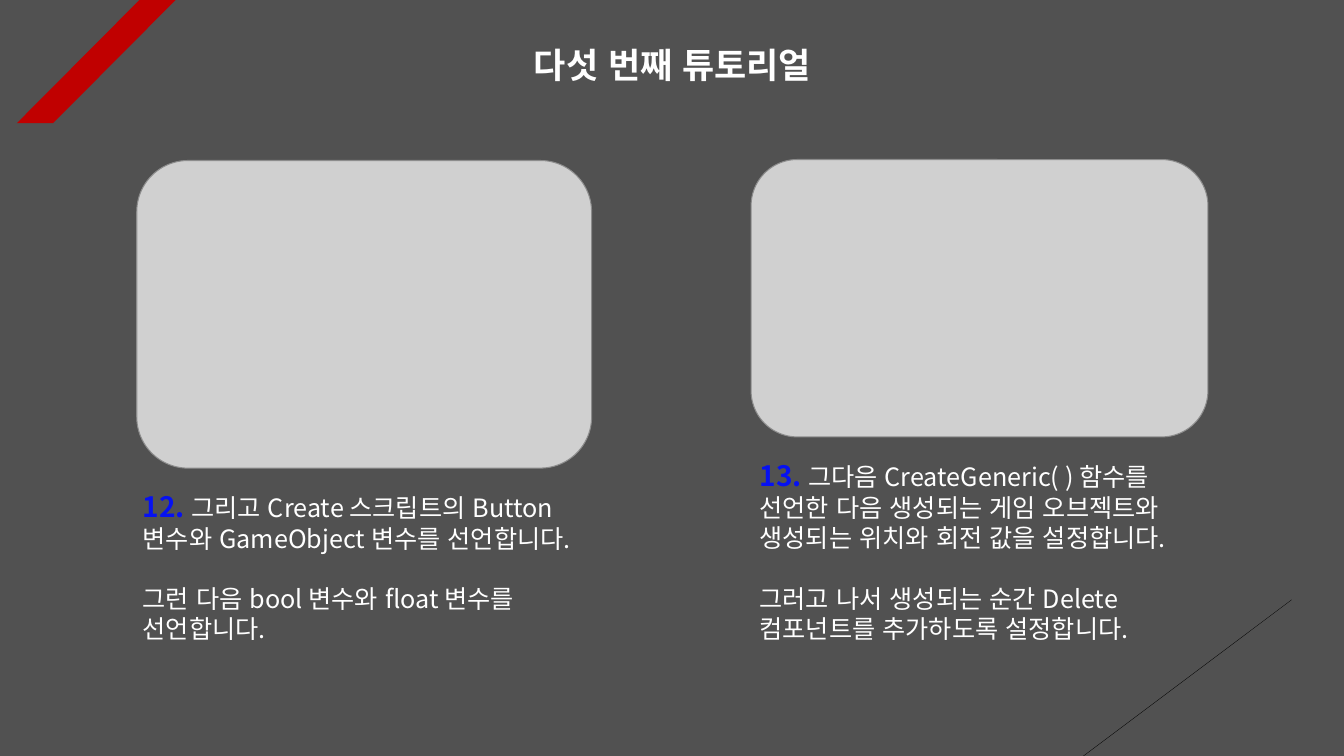
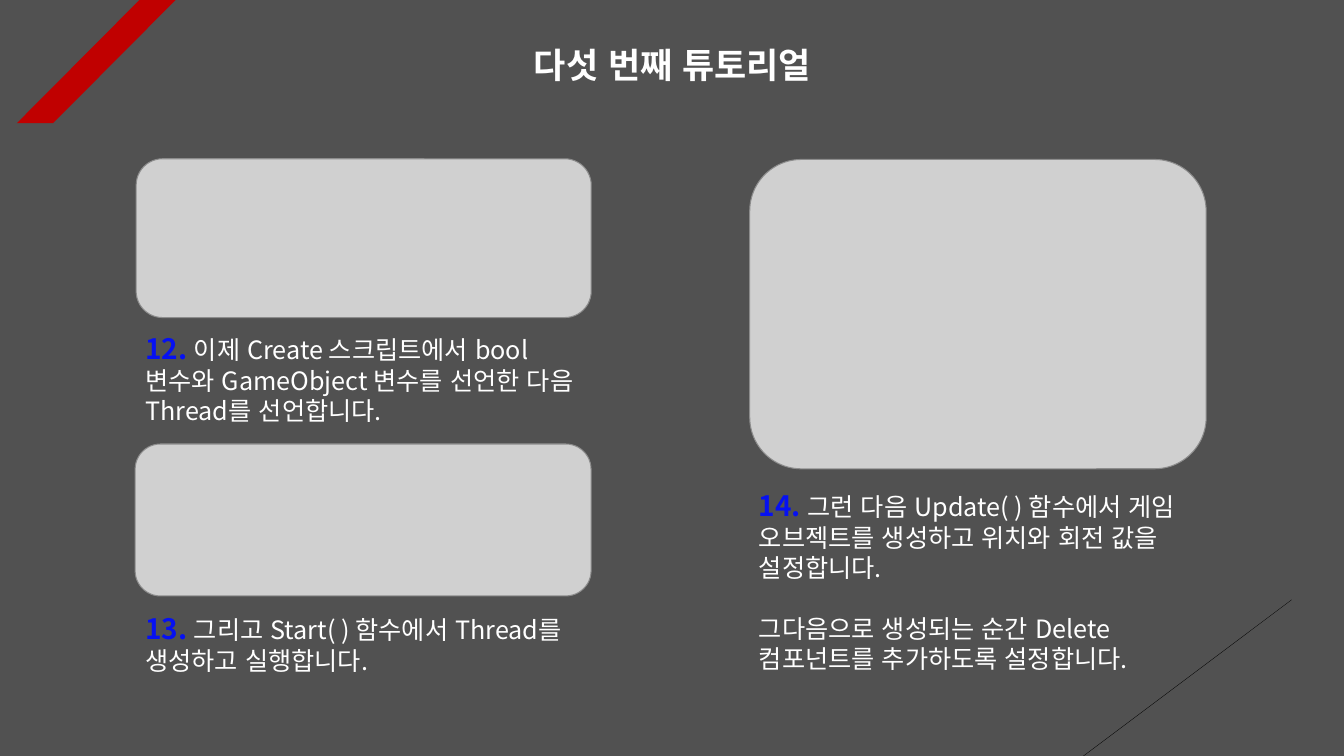
Before and after one commit to Unity2033/3D-UnityEngine, a slide deck: slide 5 of Assets/Instantiate & Destroy/PPT Data/Instatiate and Destroy Example.pptx. Drawn at 1344x756 pixels with LibreOffice and Linux fonts; fonts in the diff are those of the drawing; grey boxes stand for pictures. Boxes give left, top, right and bottom in pixels: in the first picture for what was removed or moved away, otherwise in the second. Text is boxed around its words. In the diff, an @@ line names an element or a change of style, - is before the commit and + after.

```diff
--- a/Assets/Instantiate & Destroy/PPT Data/Instatiate and Destroy Example.pptx
+++ b/Assets/Instantiate & Destroy/PPT Data/Instatiate and Destroy Example.pptx
@@ picture: place and size @@
-picture at [137,160,592,468]
+picture at [136,158,591,317]
@@ picture: place and size @@
-picture at [751,159,1208,437]
+picture at [750,159,1207,469]
@@ text at [145,338,573,422]: text changed @@
-12. 그리고 Create 스크립트의 Button 변수와 GameObject 변수를 선언합니다.
-그런 다음 bool 변수와 float 변수를 선언합니다.
+12. 이제 Create 스크립트에서 bool 변수와 GameObject 변수를 선언한 다음 Thread를 선언합니다.
@@ picture added at [135,444,591,596] @@
@@ text at [759,495,1175,670]: text changed @@
-13. 그다음 CreateGeneric( ) 함수를 선언한 다음 생성되는 게임 오브젝트와 생성되는 위치와 회전 값을 설정합니다.
-그러고 나서 생성되는 순간 Delete 컴포넌트를 추가하도록 설정합니다.
+14. 그런 다음 Update( ) 함수에서 게임 오브젝트를 생성하고 위치와 회전 값을 설정합니다.
+그다음으로 생성되는 순간 Delete 컴포넌트를 추가하도록 설정합니다.
@@ text added at [145,618,561,672], 18 pt, text #FFFFFF @@
+13. 그리고 Start( ) 함수에서 Thread를 생성하고 실행합니다.
```
Also in this commit, not shown: 8 other slides changed, 1 slide added, 3 slides removed, 14 other files.
